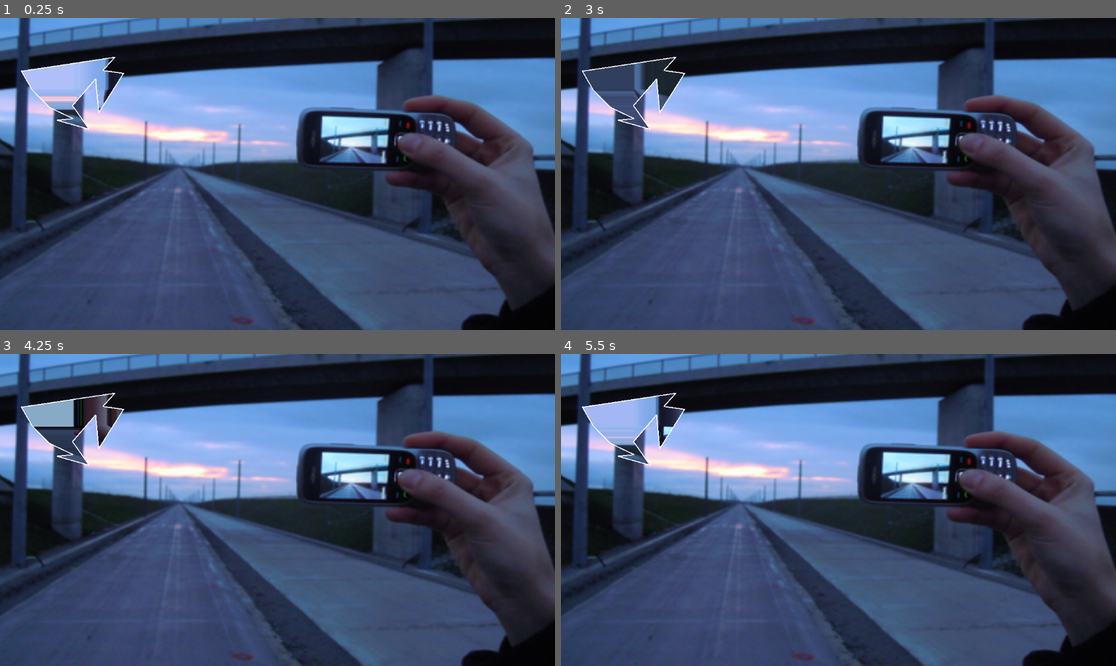
Above: before the commit, frames 1-4 (two rows, left to right).
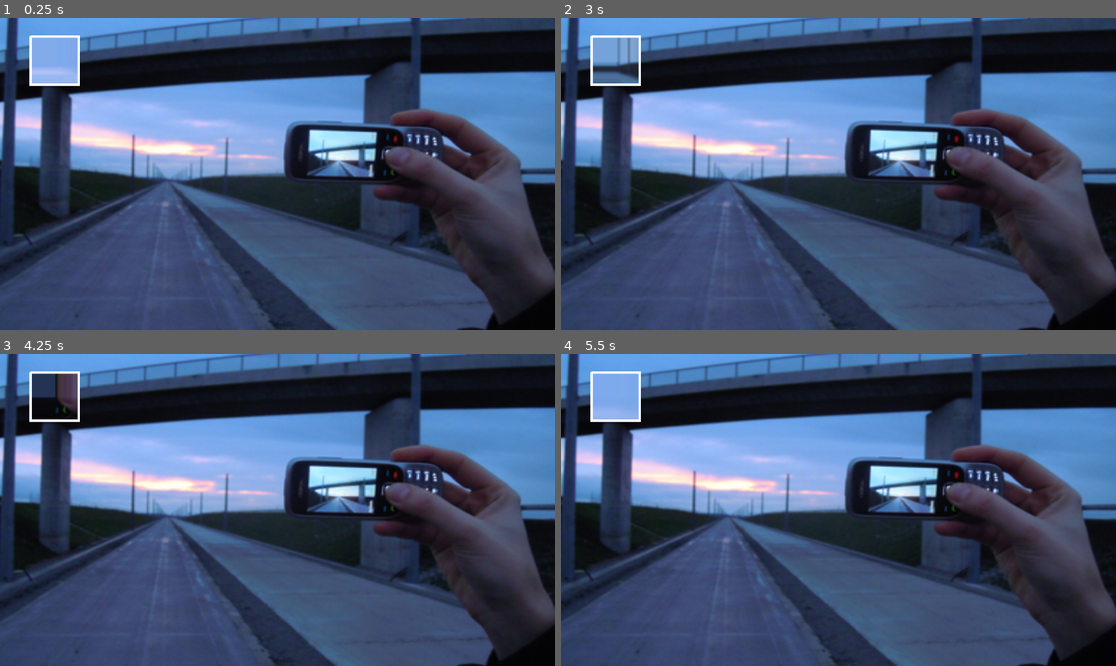
Above: after the commit, the same moments.

Repository: kit-solent/godot-thing
Game: Godot game, scene res://subvp-cam-test/root.tscn
Same seed, same stepped clock (60 frames per second), same inputs: the game is played once before the commit and once after it.
Inputs (mouse positions are in pixels of both pictures, inside the frame that each line leads up to):
- Up to frame 1 (0.25 s): no input
- Up to frame 2 (3 s): tap Enter at 0.5, 2 s; move the mouse to (960, 158) at 0.52 s; tap Space at 1.25, 2.75 s; move the mouse to (727, 189) at 1.27 s; move the mouse to (894, 105) at 2.02 s; move the mouse to (810, 236) at 2.77 s
- Up to frame 3 (4.25 s): tap Enter at 3.5 s; move the mouse to (444, 556) at 3.52 s
- Up to frame 4 (5.5 s): tap Space at 4.25 s; move the mouse to (672, 463) at 4.27 s; move the mouse to (866, 510) at 5.02 s

The runs differ from the first frame. In frame 1, 48% of the frame differs, in the area x 0-100%, y 0-100%; in frame 2, 48%; in frame 3, 48%; in frame 4, 48%.

Commit message:
SaveBot commit at 2025-11-16 13:43:54

Diff:
--- a/subvp-cam-test/root.tscn
+++ b/subvp-cam-test/root.tscn
@@ -10,7 +10,7 @@
 script = ExtResource("1_04uvc")
 
 [node name="scene_image" type="Sprite2D" parent="."]
-position = Vector2(949, 492)
+position = Vector2(897, 549)
 scale = Vector2(5.982, 5.327595)
 texture = ExtResource("2_gl4sv")
 
@@ -20,11 +20,9 @@
 [node name="camera_2d" type="Camera2D" parent="sub_viewport"]
 
 [node name="projection" type="Polygon2D" parent="."]
-texture_filter = 1
-position = Vector2(74, 118)
-scale = Vector2(0.38671875, 0.40234375)
 texture = SubResource("ViewportTexture_gl4sv")
-polygon = PackedVector2Array(325.81818, -191.37863, 548.202, -161.55339, 281.85855, 243.57281, 248.2424, -104.388336, 0, 171.49518, 178.42422, 415.068, -165.49496, 323.1068, 5.1717224, 305.70874, -248.24243, 188.89319, -434.42426, 7.456299, -548.202, -183.92233, 455.11115, -328.07767)
+polygon = PackedVector2Array(-100, -100, 100, -100, 100, 100, -100, 100)
+uv = PackedVector2Array(-100, -100, 100, -100, 100, 100, -100, 100)
 
 [node name="border" type="Line2D" parent="projection"]
 
